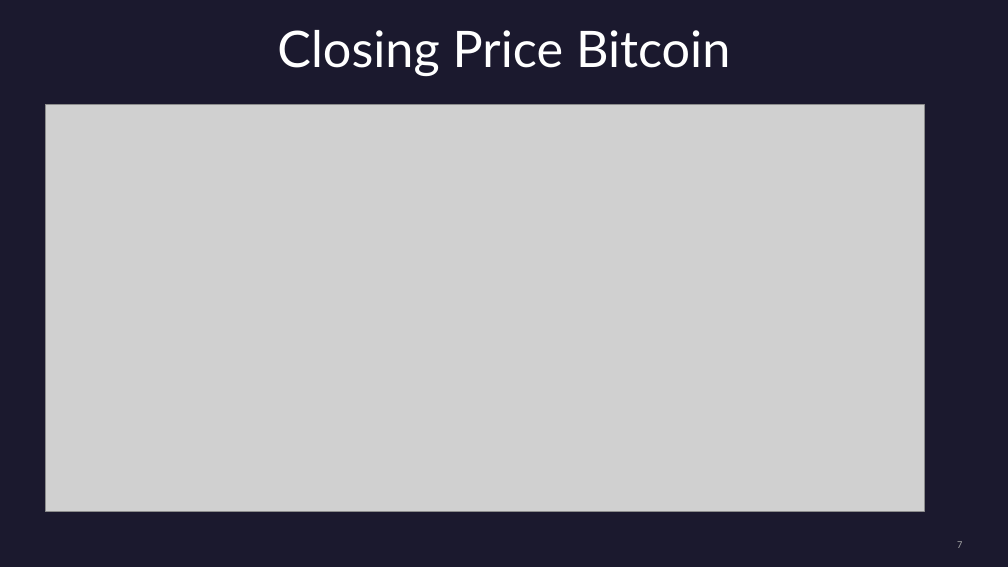
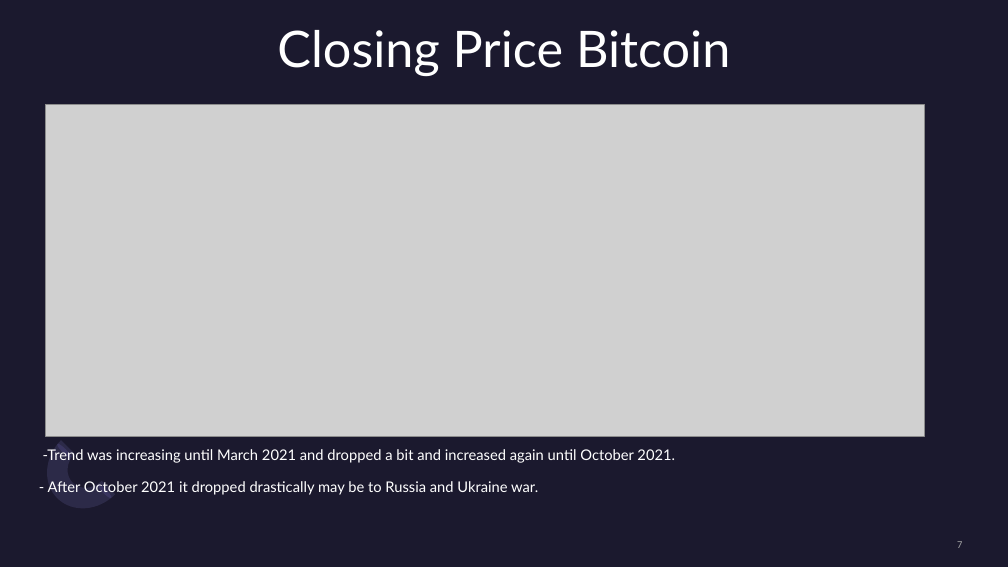
Before and after one commit to MlondiMq/Assignment-4, a slide deck: slide 7 of STOCK MARKET INVESTMENT STRATEGY.pptx. Drawn at 1008x567 pixels with LibreOffice and Linux fonts; fonts in the diff are those of the drawing; grey boxes stand for pictures. Boxes give left, top, right and bottom in pixels: in the first picture for what was removed or moved away, otherwise in the second. Text is boxed around its words. In the diff, an @@ line names an element or a change of style, - is before the commit and + after.

```diff
--- a/STOCK MARKET INVESTMENT STRATEGY.pptx
+++ b/STOCK MARKET INVESTMENT STRATEGY.pptx
@@ picture: place and size @@
-picture at (45, 104, 924, 512)
+picture at (45, 104, 924, 436)
@@ text added at (43, 449, 675, 495), 14 pt, text #FFFFFF @@
+-Trend was increasing until March 2021 and dropped a bit and increased again until October 2021.
+- After October 2021 it dropped drastically may be to Russia and Ukraine war.
@@ ellipse added at (56, 442, 73, 459), fill #2B274A @@
@@ ellipse added at (96, 483, 113, 500), fill #2B274A @@
```
Also in this commit, not shown: 5 other slides changed.
